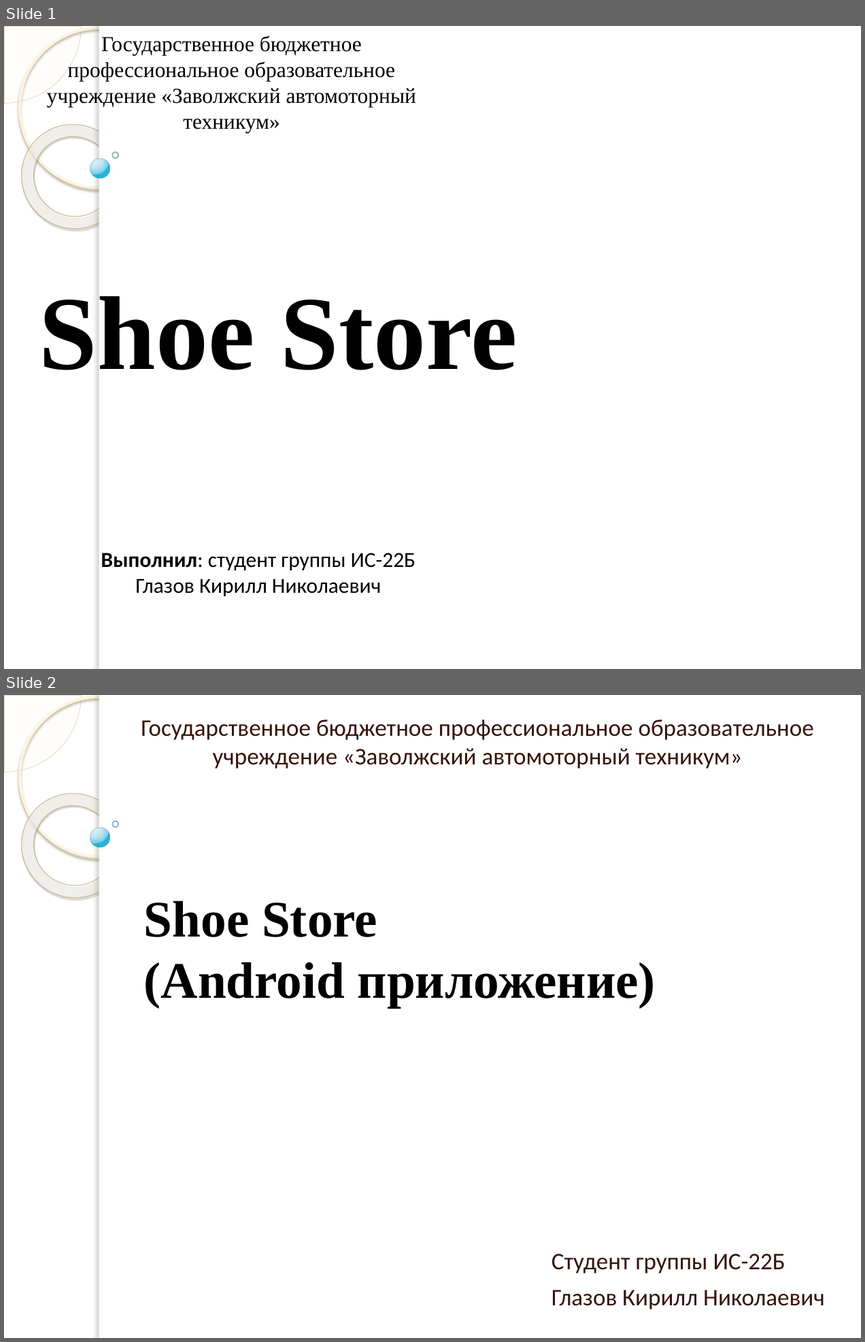
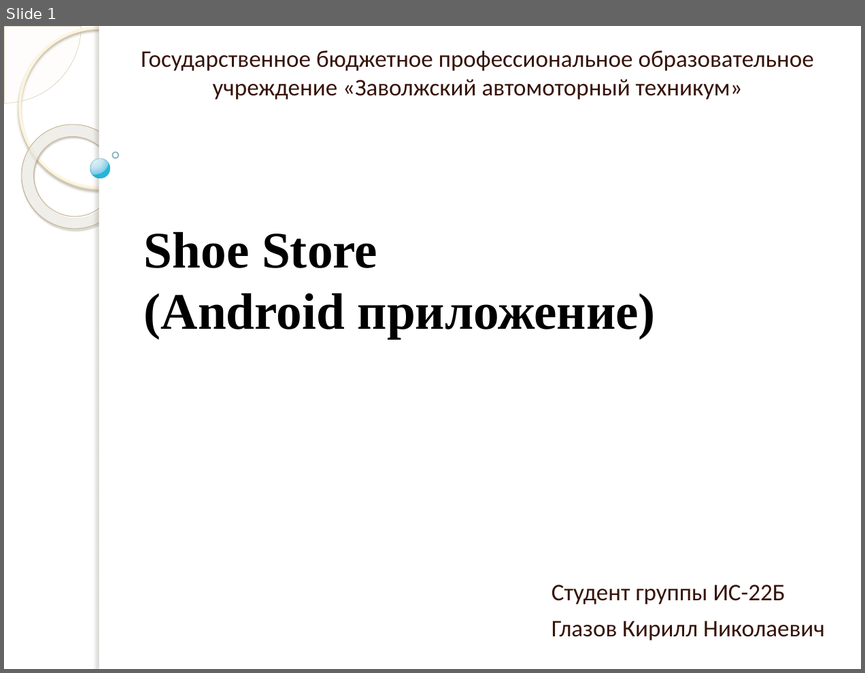
Before and after one commit to MASHIRO-MASHIRO/SneakerShopGlazov, a slide deck: Презентация.pptx. Shown one above the other, each under a label of ours: slides 1 and 2 before the commit, slide 1 after it. The pictures are 865x1342 and 865x673 pixels, drawn with LibreOffice and Linux fonts; fonts in the diff are those of the drawing; background and template pictures are left out. Boxes give left, top, right and bottom in pixels: in the first picture for what was removed or moved away, otherwise in the second. Text is boxed around its words. In the diff, an @@ line names an element or a change of style, - is before the commit and + after.

Commit message:
Change file Presentashion

```diff
--- a/Презентация.pptx
+++ b/Презентация.pptx
@@ slide 1 removed at [4,26,861,669], background picture (left out); not listed: 7 template elements that a slide beside it also shows @@
@@ text removed at [47,36,416,133] @@
-Государственное бюджетное профессиональное образовательное учреждение «Заволжский автомоторный техникум»
@@ text removed at [39,296,517,370] @@
-Shoe Store
@@ text removed at [101,552,415,596] @@
-Выполнил: студент группы ИС-22Б
-Глазов Кирилл Николаевич
@@ what was slide 2 is now slide 1 @@
```
